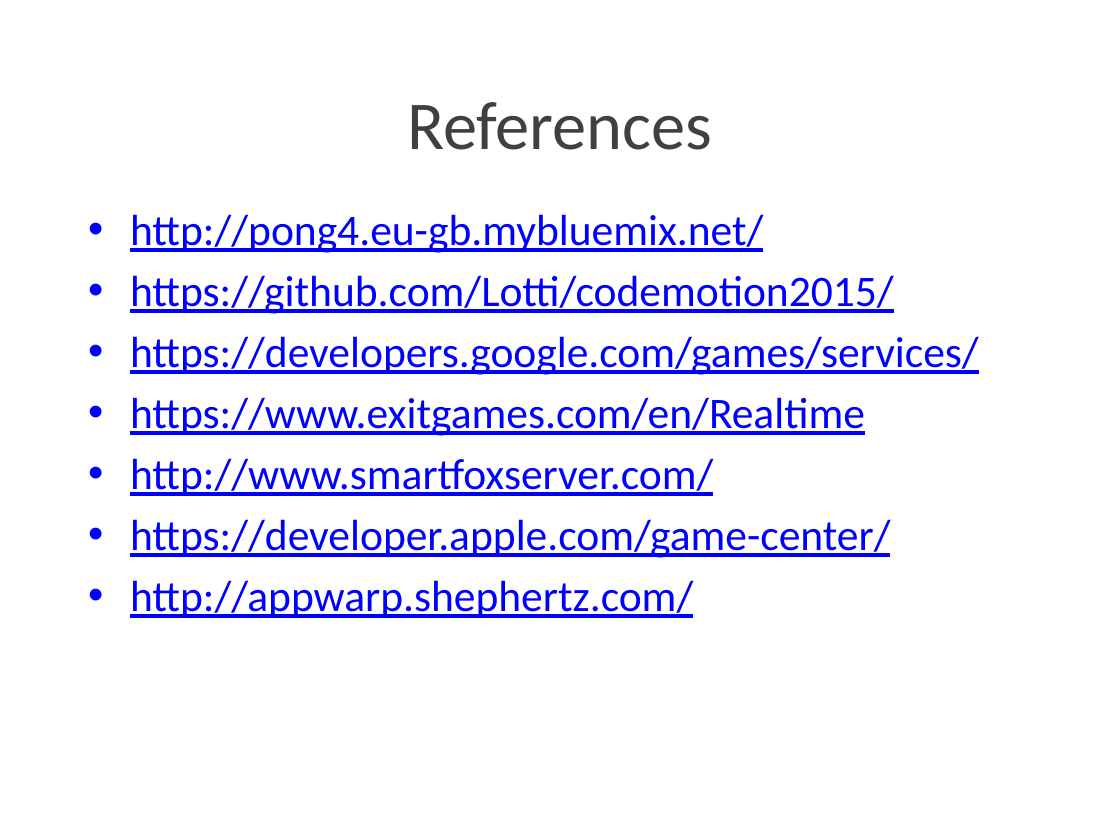
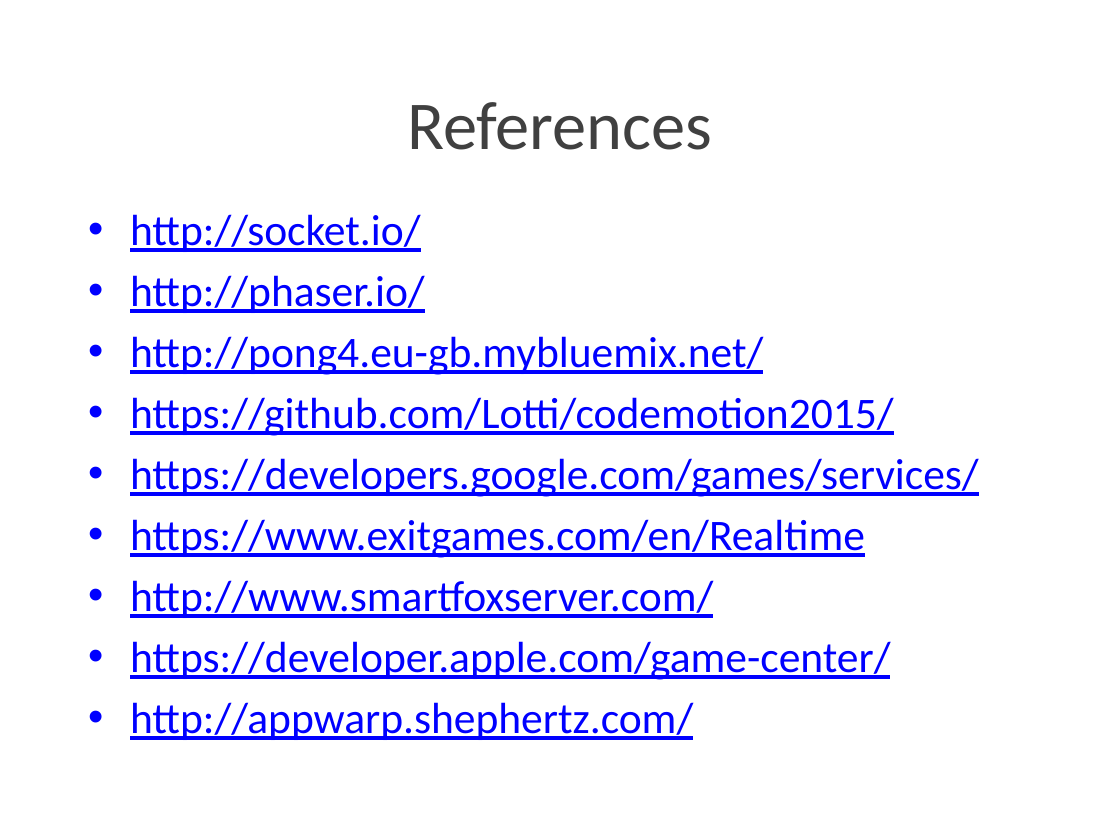
Before and after one commit to Lotti/codemotion2015, a slide deck: slide 27 of slides/slides.pptx. Drawn at 1120x840 pixels with LibreOffice and Linux fonts; fonts in the diff are those of the drawing; background and template pictures are left out. Boxes give left, top, right and bottom in pixels: in the first picture for what was removed or moved away, otherwise in the second. Text is boxed around its words. In the diff, an @@ line names an element or a change of style, - is before the commit and + after.

Commit message:
slides development

```diff
--- a/slides/slides.pptx
+++ b/slides/slides.pptx
@@ text at [130, 214, 425, 313]: paragraphs added @@
+• http://socket.io/
+• http://phaser.io/
```
